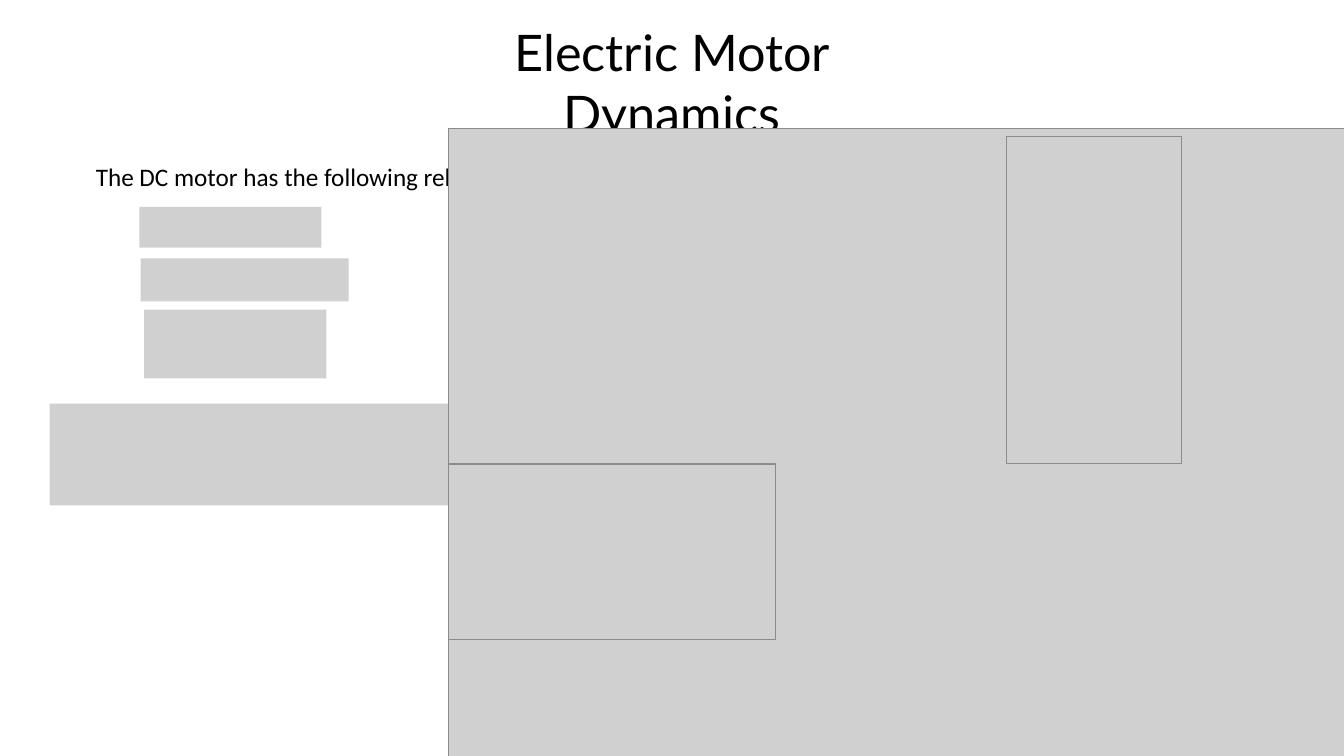
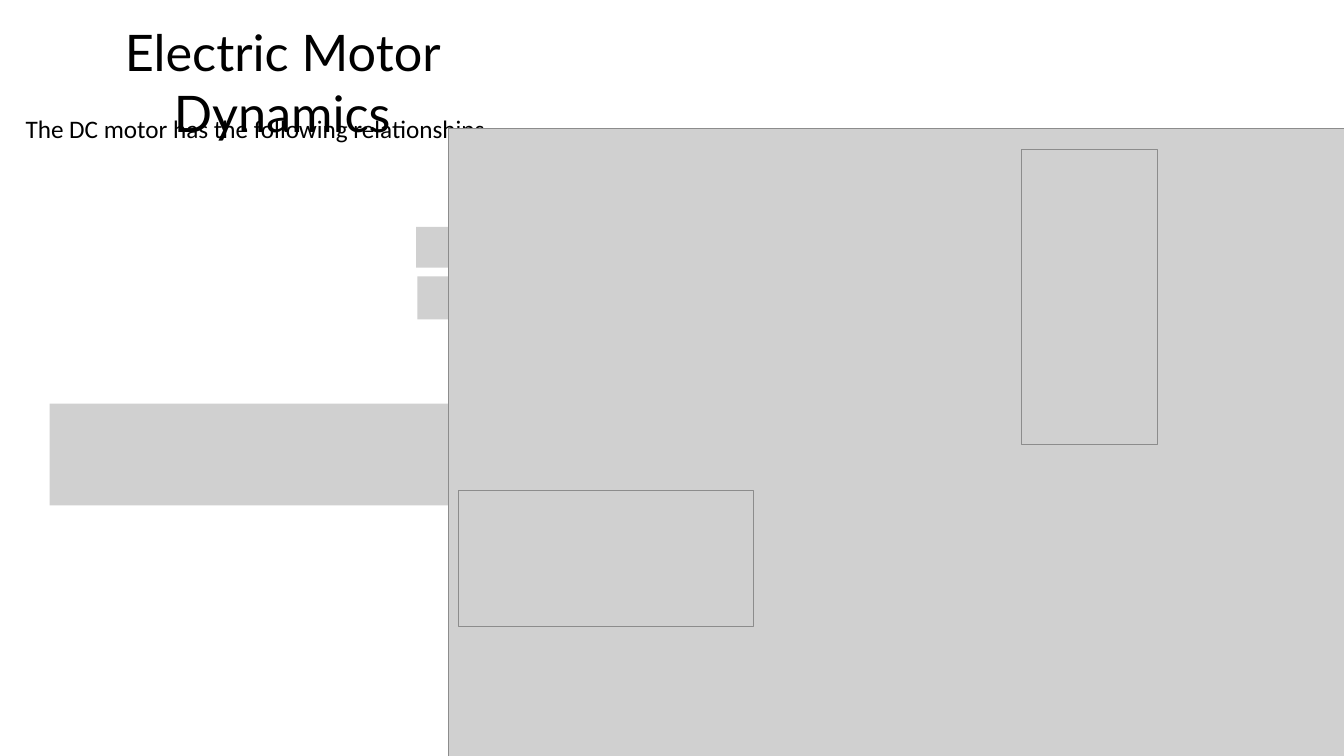
Before and after one commit to FSXAC/ELEC341, a slide deck: slide 6 of docs/report.pptx. Drawn at 1344x756 pixels with LibreOffice and Linux fonts; fonts in the diff are those of the drawing; grey boxes stand for pictures. Boxes give left, top, right and bottom in pixels: in the first picture for what was removed or moved away, otherwise in the second. Text is boxed around its words. In the diff, an @@ line names an element or a change of style, - is before the commit and + after.

```diff
--- a/docs/report.pptx
+++ b/docs/report.pptx
@@ text "Electric Motor Dynamics" moved from (x1=515, y1=34, x2=830, y2=141) to (x1=125, y1=34, x2=441, y2=141) @@
@@ text "The DC motor has the ..." moved from (x1=96, y1=165, x2=555, y2=192) to (x1=26, y1=118, x2=484, y2=145) @@
@@ picture resized from (x1=1007, y1=137, x2=1182, y2=464) to (x1=1021, y1=150, x2=1157, y2=444) @@
@@ picture removed at (x1=139, y1=207, x2=322, y2=247) @@
@@ picture added at (x1=416, y1=227, x2=525, y2=267) @@
@@ picture removed at (x1=141, y1=258, x2=349, y2=301) @@
@@ picture added at (x1=417, y1=276, x2=625, y2=320) @@
@@ picture removed at (x1=144, y1=310, x2=327, y2=378) @@
@@ picture resized from (x1=449, y1=464, x2=776, y2=639) to (x1=459, y1=491, x2=753, y2=627) @@
```
Also in this commit, not shown: 2 other slides changed, 2 other files.
